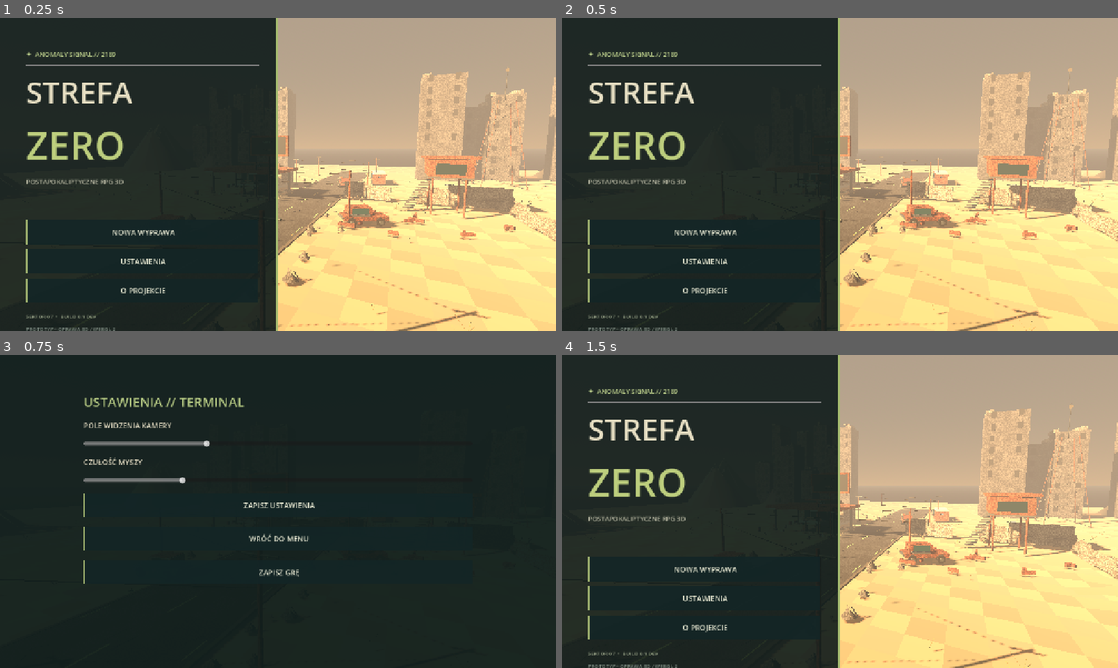
Above: before the commit, frames 1-4 (two rows, left to right).
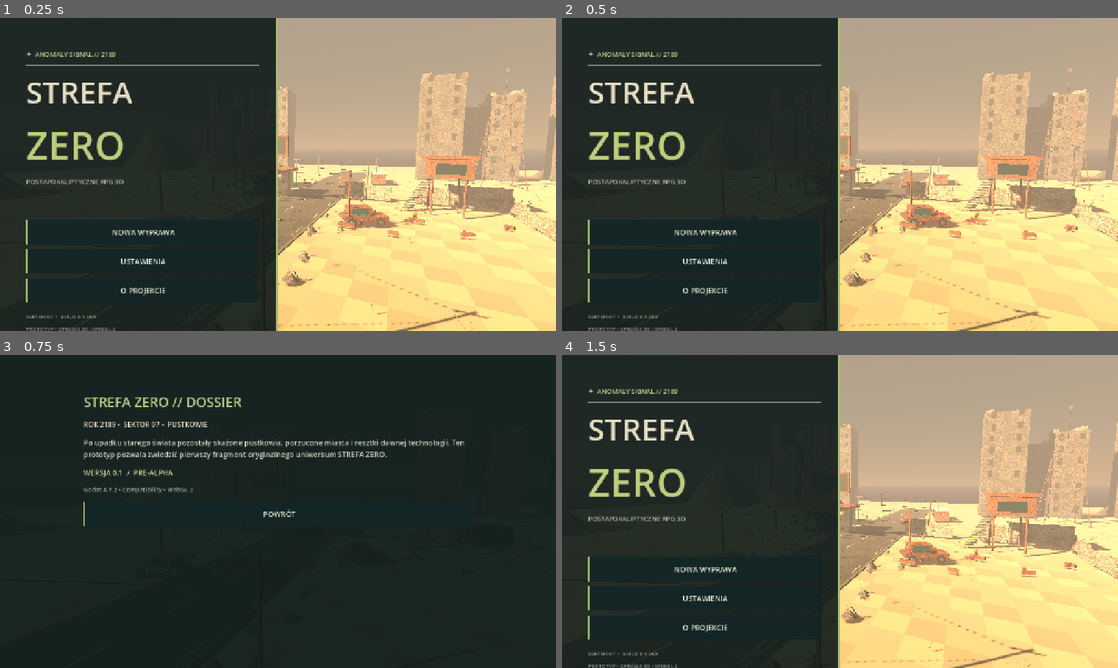
Above: after the commit, the same moments.

Repository: misza3444/fallout
Game: Godot game, scene res://scenes/main.tscn
The game is run twice, just before and just after one commit, with the same random seed, the same clock (stepped at 60 frames per second) and the same inputs.
Inputs (mouse positions are in pixels of both pictures, inside the frame that each line leads up to):
- Up to frame 1 (0.25 s): no input
- Up to frame 2 (0.5 s): no input
- Up to frame 3 (0.75 s): click "O PROJEKCIE" at 0.5 s
- Up to frame 4 (1.5 s): click (840, 514) at 1.25 s, where only the run after the commit has a clickable "POWRÓT"

Frames 1-2 are identical in both runs. In frame 3, 3.6% of the frame differs, in the area x 15-84%, y 13-74%; in frame 4, nothing differs.

Commit message:
fix: implement dedicated project info screen rather than opening settings

Diff:
--- a/scripts/main.gd
+++ b/scripts/main.gd
@@ -10,6 +10,7 @@
 var menu_ui: Control
 var hud_ui: Control
 var settings_ui: Control
+var about_ui: Control
 var resume_button: Button
 var toast: Label
 var position_text: Label
@@ -25,6 +26,7 @@
 	_build_menu()
 	_build_hud()
 	_build_settings()
+	_build_about()
 	_update_menu()
 	_update_pointer()
 
@@ -217,8 +219,9 @@
 
 func _unhandled_input(event: InputEvent) -> void:
 	if event.is_action_pressed("ui_cancel"):
-		if settings_ui.visible:
+		if settings_ui.visible or about_ui.visible:
 			settings_ui.hide()
+			about_ui.hide()
 			menu_ui.show()
 		elif in_game:
 			if paused:
@@ -385,7 +388,30 @@
 	menu_ui.hide()
 	settings_ui.show()
 
+func _build_about() -> void:
+	about_ui = _ui_root(20)
+	about_ui.hide()
+	_rect(about_ui, Color("#0e1c1bf2"), 0, 0, 1, 1)
+	var layout := VBoxContainer.new()
+	layout.anchor_left = 0.15
+	layout.anchor_right = 0.85
+	layout.anchor_top = 0.12
+	layout.anchor_bottom = 0.88
+	layout.add_theme_constant_override("separation", 18)
+	about_ui.add_child(layout)
+	_text(layout, "STREFA ZERO // DOSSIER", 31, Color("#b9cd85"))
+	_text(layout, "ROK 2189 •  SEKTOR 07 •  PUSTKOWIE", 16, Color("#eedac0"))
+	var description := _text(layout,
+		"Po upadku starego świata pozostały skażone pustkowia, porzucone miasta i resztki dawnej technologii. Ten prototyp pozwala zwiedzić pierwszy fragment oryginalnego uniwersum STREFA ZERO.",
+		17, Color("#d2d3c2"))
+	description.autowrap_mode = TextServer.AUTOWRAP_WORD_SMART
+	_text(layout, "WERSJA 0.1  /  PRE-ALPHA", 17, Color("#c9d790"))
+	_text(layout, "Godot 4.7.2 • Compatibility • WebGL 2", 14, Color("#9eb1a3"))
+	_button(layout, "POWRÓT", func() -> void:
+		about_ui.hide()
+		menu_ui.show()
+	)
+
 func _show_about() -> void:
 	menu_ui.hide()
-	settings_ui.show()
-	_notify("STREFA ZERO — AUTORSKI PROJEKT RPG 3D")
+	about_ui.show()
